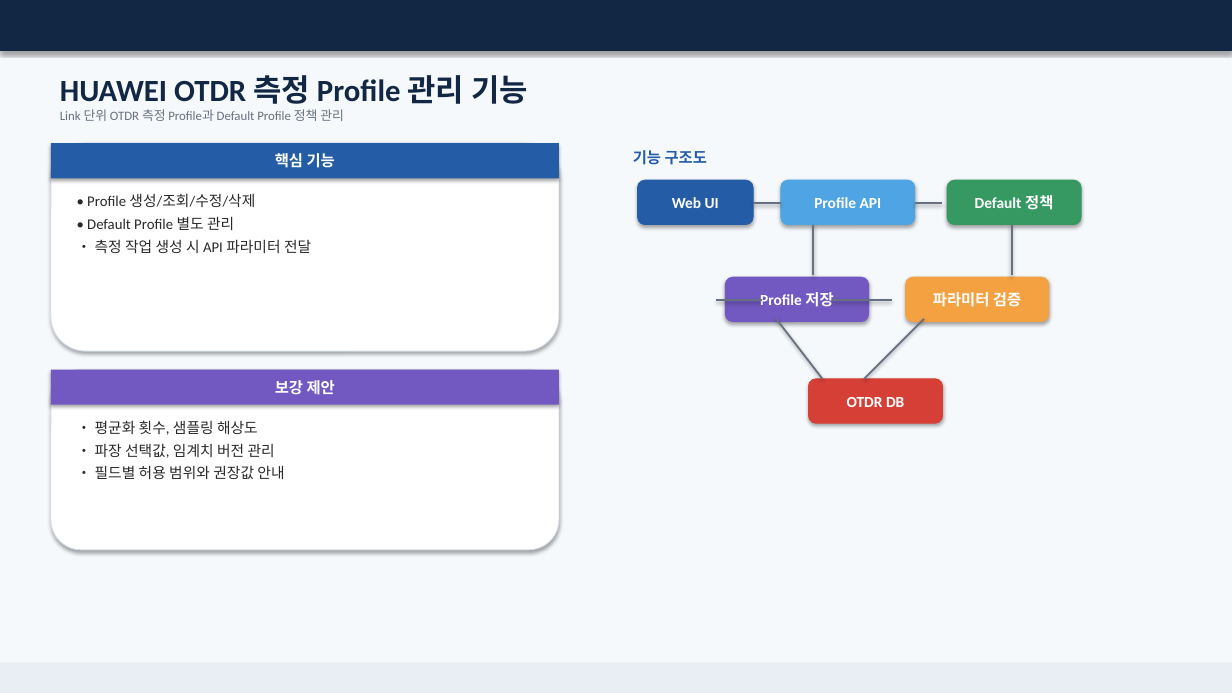
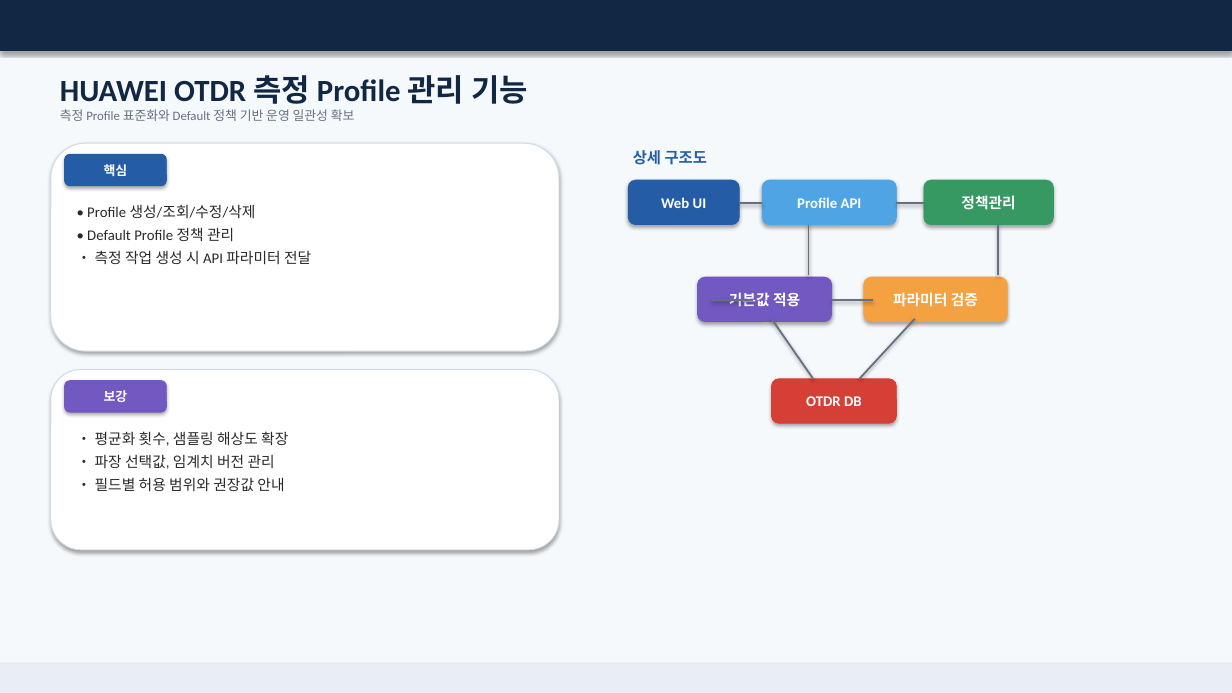
Before and after one commit to gmncreat/project-plan, a slide deck: slide 3 of output/SKT_OTDR_선로품질관리시스템_고도화_개발계획서_최종.pptx. Drawn at 1232x693 pixels with LibreOffice and Linux fonts; fonts in the diff are those of the drawing. Boxes give left, top, right and bottom in pixels: in the first picture for what was removed or moved away, otherwise in the second. Text is boxed around its words. In the diff, an @@ line names an element or a change of style, - is before the commit and + after.

Commit message:
docs: further refine OTDR project plan PPT

```diff
--- a/output/SKT_OTDR_선로품질관리시스템_고도화_개발계획서_최종.pptx
+++ b/output/SKT_OTDR_선로품질관리시스템_고도화_개발계획서_최종.pptx
@@ text at box(60, 109, 355, 121): text changed @@
-Link 단위 OTDR 측정 Profile과 Default Profile 정책 관리
+측정 Profile 표준화와 Default 정책 기반 운영 일관성 확보
@@ rounded rectangle "핵심": place and size @@
-rounded rectangle "핵심" at box(51, 143, 559, 178)
+rounded rectangle "핵심" at box(65, 154, 166, 186)
@@ rounded rectangle "핵심" at box(65, 154, 166, 186): rectangle to rounded rectangle; outline none to #245CA5 0.75 pt @@
@@ text in rounded rectangle at box(104, 164, 128, 176): text changed; size 12 to 10 pt @@
-핵심 기능
+핵심
@@ text at box(633, 150, 707, 165): text changed @@
-기능 구조도
+상세 구조도
@@ text "• Profile 생성/조회/수정/삭제": place and size @@
-text "• Profile 생성/조회/수정/삭제" at box(87, 193, 311, 253)
+text "• Profile 생성/조회/수정/삭제" at box(87, 204, 311, 264)
@@ rounded rectangle "Web UI": place and size @@
-rounded rectangle "Web UI" at box(638, 180, 753, 225)
+rounded rectangle "Web UI" at box(628, 180, 739, 225)
@@ line moved from (753, 203) - (781, 203) to (739, 203) - (762, 203) @@
@@ rounded rectangle "Profile API": place and size @@
-rounded rectangle "Profile API" at box(781, 180, 915, 225)
+rounded rectangle "Profile API" at box(762, 180, 897, 225)
@@ line moved from (915, 203) - (943, 203) to (897, 203) - (924, 203) @@
@@ rounded rectangle "정책관리": place and size @@
-rounded rectangle "정책관리" at box(947, 180, 1081, 225)
+rounded rectangle "정책관리" at box(924, 180, 1054, 225)
@@ text in rounded rectangle at box(961, 195, 1015, 210): text changed; size 12 to 11.5 pt @@
-Default 정책
+정책관리
@@ text at box(87, 227, 234, 241): text changed @@
-• Default Profile 별도 관리
+• Default Profile 정책 관리
@@ line moved from (813, 225) - (813, 275) to (809, 225) - (809, 275) @@
@@ line moved from (1012, 225) - (1012, 275) to (998, 225) - (998, 275) @@
@@ rounded rectangle "기본값 적용": place and size @@
-rounded rectangle "기본값 적용" at box(726, 277, 869, 322)
+rounded rectangle "기본값 적용" at box(698, 277, 832, 322)
@@ text in rounded rectangle at box(729, 292, 800, 307): text changed; size 12 to 11.5 pt @@
-Profile 저장
+기본값 적용
@@ rounded rectangle "파라미터 검증": place and size @@
-rounded rectangle "파라미터 검증" at box(906, 277, 1049, 322)
+rounded rectangle "파라미터 검증" at box(864, 277, 1007, 322)
@@ line moved from (762, 300) - (716, 300) to (753, 300) - (712, 300) @@
@@ line moved from (776, 319) - (823, 379) to (772, 319) - (813, 379) @@
@@ line moved from (832, 300) - (892, 300) to (832, 300) - (873, 300) @@
@@ line moved from (924, 319) - (864, 379) to (915, 319) - (860, 379) @@
@@ rounded rectangle "보강": place and size @@
-rounded rectangle "보강" at box(51, 370, 559, 405)
+rounded rectangle "보강" at box(65, 381, 166, 412)
@@ rounded rectangle "보강" at box(65, 381, 166, 412): rectangle to rounded rectangle; outline none to #7159C1 0.75 pt @@
@@ size 12 to 11.5 pt in 4 elements at box(762, 180, 897, 225), box(628, 180, 739, 225), box(864, 277, 1007, 322), box(772, 379, 897, 423) @@
@@ rounded rectangle "OTDR DB": place and size @@
-rounded rectangle "OTDR DB" at box(809, 379, 943, 423)
+rounded rectangle "OTDR DB" at box(772, 379, 897, 423)
@@ text in rounded rectangle at box(104, 390, 128, 402): text changed; size 12 to 10 pt @@
-보강 제안
+보강
@@ text "• 평균화 횟수, 샘플링 해상도 ...": place and size @@
-text "• 평균화 횟수, 샘플링 해상도 ..." at box(95, 420, 284, 479)
+text "• 평균화 횟수, 샘플링 해상도 ..." at box(95, 431, 288, 491)
@@ text at box(95, 431, 288, 446): text changed @@
-• 평균화 횟수, 샘플링 해상도
+• 평균화 횟수, 샘플링 해상도 확장
```
Also in this commit, not shown: 10 other slides changed.
